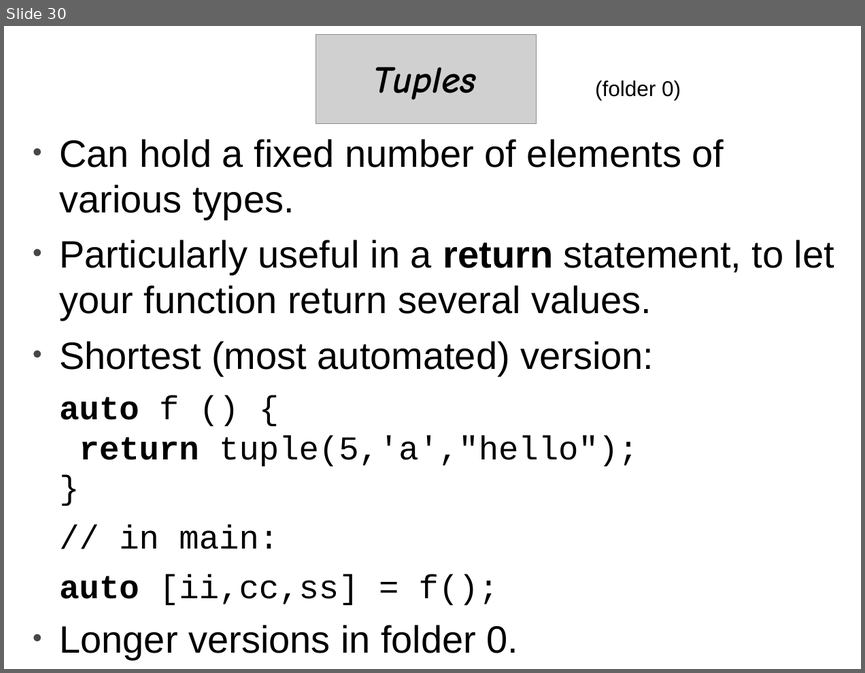
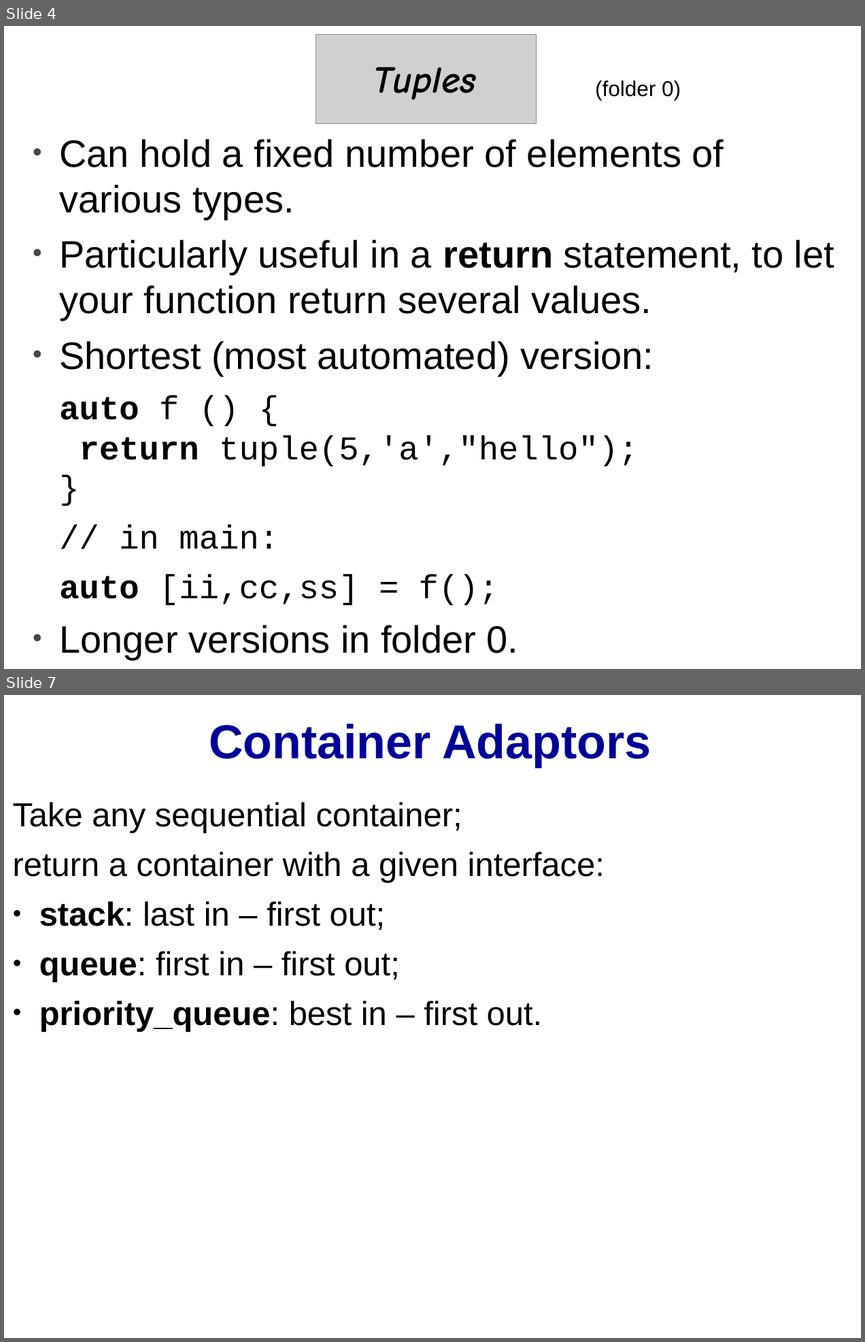
Before and after one commit to cpp-at-ariel/cpp-5780, a slide deck: 10-stl-containers/slides-containers.odp. Shown one above the other, each under a label of ours: slide 30 before the commit, slides 4 and 7 after it; the slides between them are not shown. The pictures are 865x673 and 865x1342 pixels, drawn with LibreOffice and Linux fonts; fonts in the diff are those of the drawing; grey boxes stand for pictures. Boxes give left, top, right and bottom in pixels: in the first picture for what was removed or moved away, otherwise in the second. Text is boxed around its words. In the diff, an @@ line names an element or a change of style, - is before the commit and + after.

Commit message:
containers slides

```diff
--- a/10-stl-containers/slides-containers.odp
+++ b/10-stl-containers/slides-containers.odp
@@ slide 7 added at (4, 695, 861, 1338), background #FFFFFF @@
@@ title added at (209, 724, 651, 767), 40 pt, text #000099, bold @@
+Container Adaptors
@@ text added at (13, 802, 604, 1032), 28 pt, text #000000 @@
+Take any sequential container;
+return a container with a given interface:
+● stack: last in – first out;
+● queue: first in – first out;
+● priority_queue: best in – first out.
@@ what was slide 30 is now slide 4 @@
```
Also in this commit, not shown: 6 slides changed, 4 other slides added, 3 slides removed, 1 other file.
